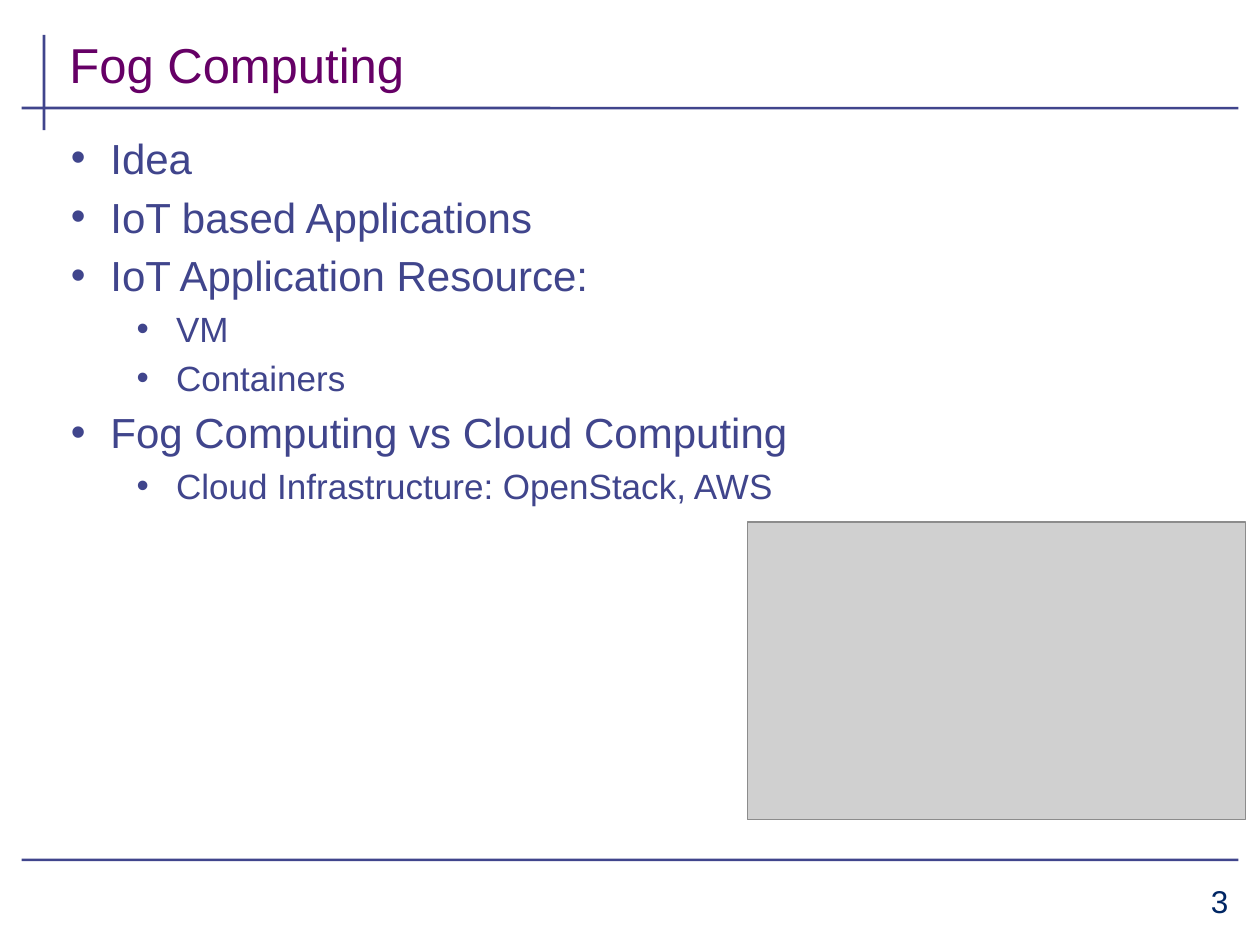
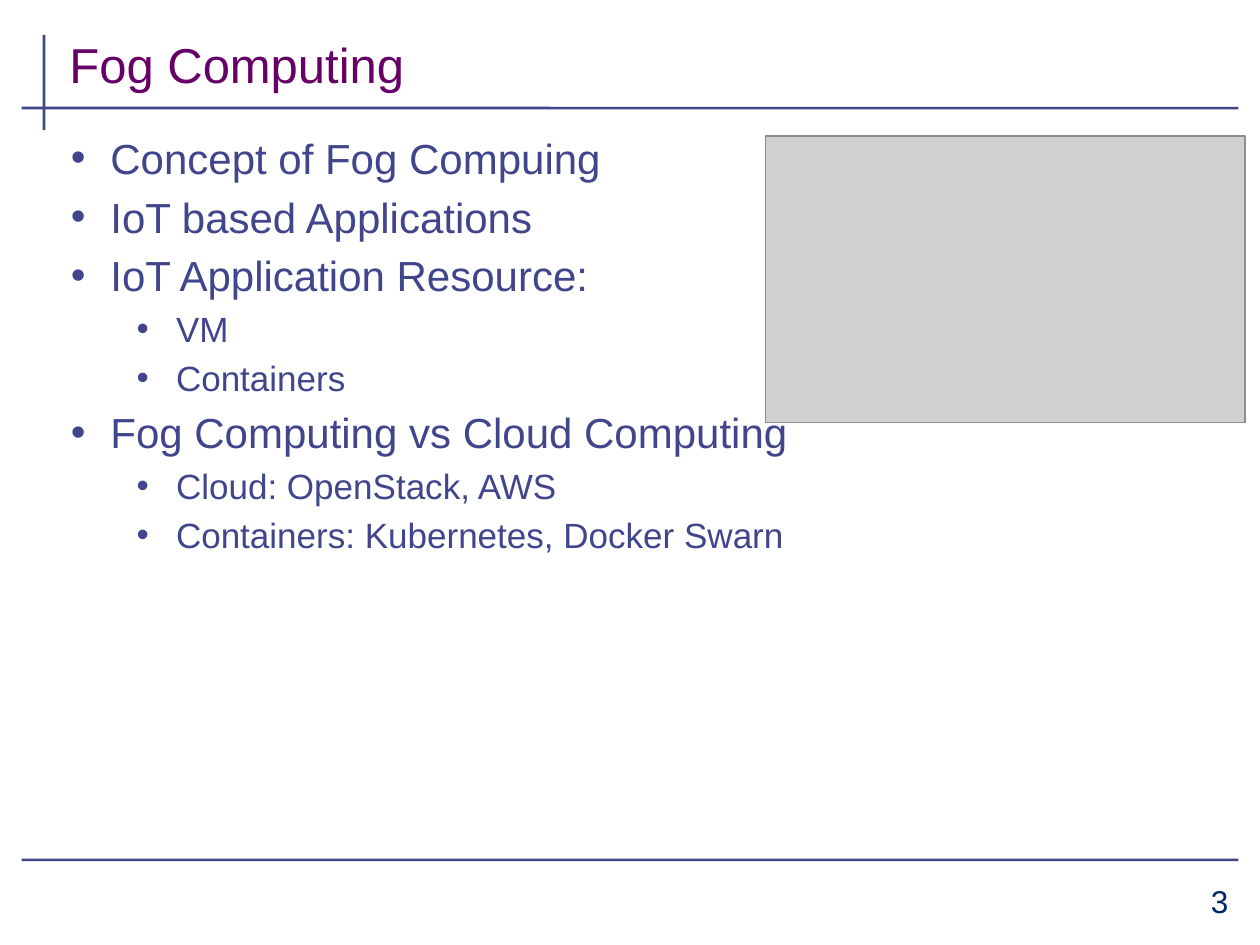
Before and after one commit to aahad91/Seminar-MLCN, a slide deck: slide 3 of Final_submission/presentation_draft.pptx. Drawn at 1260x945 pixels with LibreOffice and Linux fonts; fonts in the diff are those of the drawing; grey boxes stand for pictures; background and template pictures are left out. Boxes give left, top, right and bottom in pixels: in the first picture for what was removed or moved away, otherwise in the second. Text is boxed around its words. In the diff, an @@ line names an element or a change of style, - is before the commit and + after.

```diff
--- a/Final_submission/presentation_draft.pptx
+++ b/Final_submission/presentation_draft.pptx
@@ text at <box>110,143,600,182</box>: text changed @@
-• Idea
+• Concept of Fog Compuing
@@ picture: place and size @@
-picture at <box>747,522,1245,819</box>
+picture at <box>766,136,1246,423</box>
@@ text at <box>176,473,783,553</box>: text changed @@
-  • Cloud Infrastructure: OpenStack, AWS
+  • Cloud: OpenStack, AWS
+  • Containers: Kubernetes, Docker Swarn
```
Also in this commit, not shown: 4 other slides changed, 5 slides added, 2 other files.
